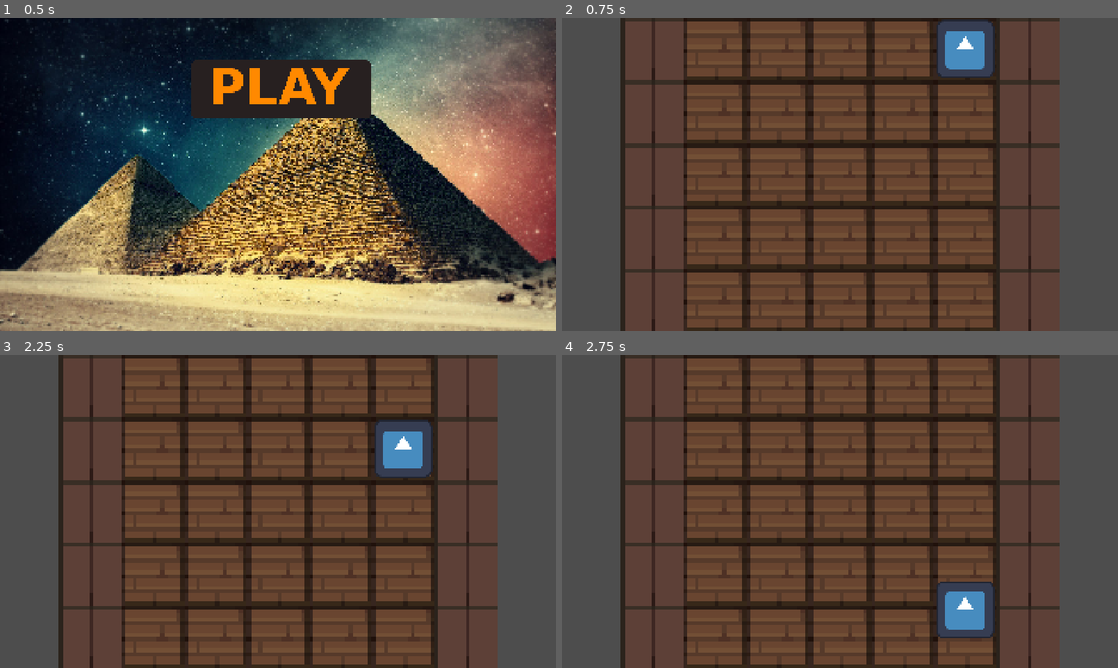
Above: before the commit, frames 1-4 (two rows, left to right).
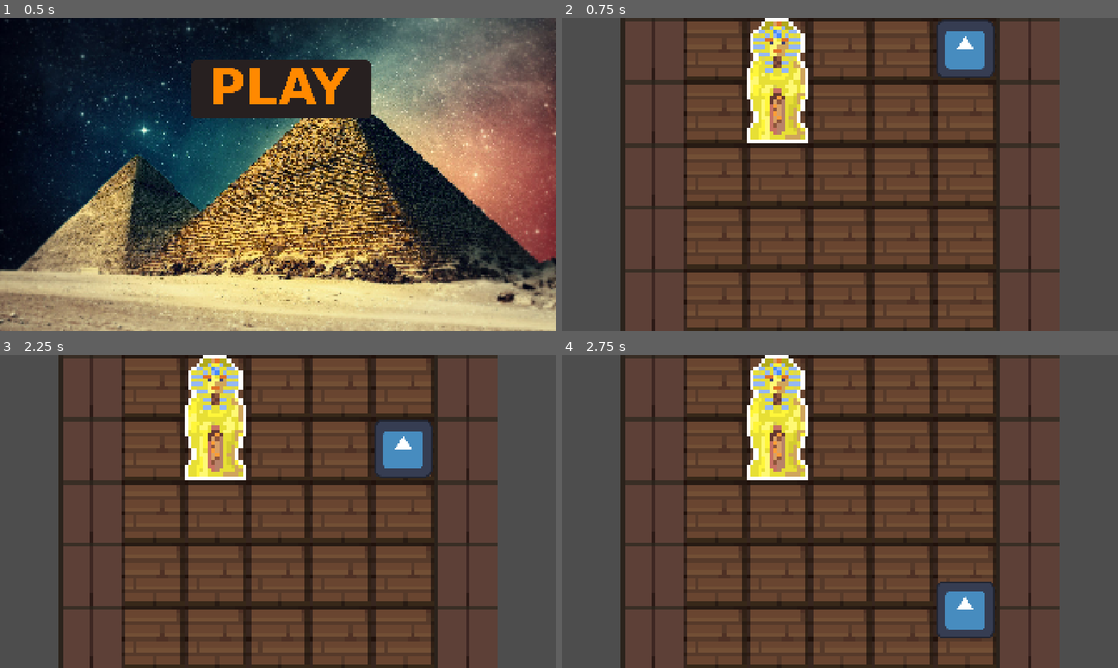
Above: after the commit, the same moments.

Repository: Hugtand2/DDUge-1
Game: Godot game, scene res://Scenes/main.tscn
Two runs of this game, one before a commit and one after it. Both use one fixed random seed, a clock stepped at 60 frames per second and the inputs below. The engine's default icon, where the game draws it, is replaced by a stand-in: a white triangle on a blue panel in a dark square.
Inputs (mouse positions are in pixels of both pictures, inside the frame that each line leads up to):
- Up to frame 1 (0.5 s): no input
- Up to frame 2 (0.75 s): click (845, 89) at 0.5 s
- Up to frame 3 (2.25 s): tap Enter at 1.25 s; hold Right (ui_right) 1.28-2.03 s; tap Space at 2 s; hold Down (ui_down) from 2.03 s (still down)
- Up to frame 4 (2.75 s): keep holding Down (ui_down)

Frame 1 is identical in both runs. In frame 2, 3.8% of the frame differs, in the area x 33-45%, y 0-40%; in frame 3, 3.8%; in frame 4, 3.8%.

Commit message:
Fixed scene and script layout in filetree

Diff:
--- a/Catacomb-Catastrophe/Scenes/LevelOne.tscn
+++ b/Catacomb-Catastrophe/Scenes/LevelOne.tscn
@@ -1,9 +1,24 @@
 [gd_scene format=4 uid="uid://dgsadhp1rx5e6"]
 
-[ext_resource type="Script" uid="uid://c44ta4tmgcvs6" path="res://Scenes/level_one.gd" id="1_tocei"]
 [ext_resource type="Texture2D" uid="uid://d2gsjy31832nd" path="res://Resources/Floors&More/Wall.png" id="2_6b1hk"]
 [ext_resource type="Texture2D" uid="uid://b05f3vra0jdos" path="res://Resources/Floors&More/Floor.png" id="2_6ha17"]
-[ext_resource type="PackedScene" uid="uid://bj1q70lwujrh" path="res://Scenes/Player.tscn" id="3_6b1hk"]
+[ext_resource type="PackedScene" uid="uid://deqsm08qqq4sc" path="res://Scenes/Player.tscn" id="3_6b1hk"]
+[ext_resource type="PackedScene" uid="uid://bl8iflvkpl17r" path="res://Scenes/static_body_2d.tscn" id="5_t5ss4"]
+
+[sub_resource type="GDScript" id="GDScript_tocei"]
+script/source = "extends Node2D
+
+
+# Called when the node enters the scene tree for the first time.
+func _ready() -> void:
+	MusicPlayer.play_custom_track(\"res://Music/Ape Escape 2 ( Panic Pyramid ) Soundtrack  OST.mp3\")
+	pass # Replace with function body.
+
+
+# Called every frame. 'delta' is the elapsed time since the previous frame.
+func _process(delta: float) -> void:
+	pass
+"
 
 [sub_resource type="TileSetAtlasSource" id="TileSetAtlasSource_6b1hk"]
 texture = ExtResource("2_6ha17")
@@ -206,7 +221,7 @@
 sources/0 = SubResource("TileSetAtlasSource_tocei")
 
 [node name="LevelOne" type="Node2D" unique_id=673032643]
-script = ExtResource("1_tocei")
+script = SubResource("GDScript_tocei")
 
 [node name="FloorTileMapLayer" type="TileMapLayer" parent="." unique_id=110184097]
 tile_map_data = PackedByteArray("AAAAAAAAAAAAAAAAAAAAAAEAAAAAAAAAAAAAAAIAAAAAAAAAAAAAAAMAAAAAAAAAAAAAAAQAAAAAAAAAAAABAA …(320 unchanged characters)…
@@ -222,3 +237,8 @@
 
 [node name="CharacterBody2D" parent="." unique_id=822320731 instance=ExtResource("3_6b1hk")]
 position = Vector2(72, 8)
+
+[node name="Sarcophagus" parent="." unique_id=1514378569 instance=ExtResource("5_t5ss4")]
+position = Vector2(24, 16)
+pushable = true
+maxPushes = 1
--- a/Catacomb-Catastrophe/Scenes/level_one.gd
+++ /dev/null
@@ -1,12 +0,0 @@
-extends Node2D
-
-
-# Called when the node enters the scene tree for the first time.
-func _ready() -> void:
-	MusicPlayer.play_custom_track("res://Music/Ape Escape 2 ( Panic Pyramid ) Soundtrack  OST.mp3")
-	pass # Replace with function body.
-
-
-# Called every frame. 'delta' is the elapsed time since the previous frame.
-func _process(delta: float) -> void:
-	pass
--- a/Catacomb-Catastrophe/static_body_2d.tscn
+++ b/Catacomb-Catastrophe/Scenes/static_body_2d.tscn
@@ -1,6 +1,6 @@
 [gd_scene format=3 uid="uid://bl8iflvkpl17r"]
 
-[ext_resource type="Script" uid="uid://dck4utep23y11" path="res://static_body_2d.gd" id="1_ypqmy"]
+[ext_resource type="Script" uid="uid://dck4utep23y11" path="res://Scripts/static_body_2d.gd" id="1_ypqmy"]
 [ext_resource type="Texture2D" uid="uid://ht8sw5cyx6tr" path="res://Resources/Sprites/Character_sprites/Sarcophagus.png" id="2_dyby8"]
 
 [sub_resource type="RectangleShape2D" id="RectangleShape2D_qnpof"]
--- a/Catacomb-Catastrophe/Scripts/level_one.gd
+++ b/Catacomb-Catastrophe/Scripts/level_one.gd
@@ -1,10 +1,12 @@
 extends Node2D
+
 
 # Called when the node enters the scene tree for the first time.
 func _ready() -> void:
 	MusicPlayer.play_custom_track("res://Music/Ape Escape 2 ( Panic Pyramid ) Soundtrack  OST.mp3")
 	pass # Replace with function body.
 
+
 # Called every frame. 'delta' is the elapsed time since the previous frame.
 func _process(delta: float) -> void:
 	pass
Not shown: 1 places in Catacomb-Catastrophe/Scenes/Player.tscn that only renumber resources
Not shown, removed: Catacomb-Catastrophe/Scenes/level_one.gd.uid
Not shown, changed: Catacomb-Catastrophe/Scripts/level_one.gd.uid
Renamed: Catacomb-Catastrophe/static_body_2d.gd -> Catacomb-Catastrophe/Scripts/static_body_2d.gd
Renamed: Catacomb-Catastrophe/static_body_2d.gd.uid -> Catacomb-Catastrophe/Scripts/static_body_2d.gd.uid
